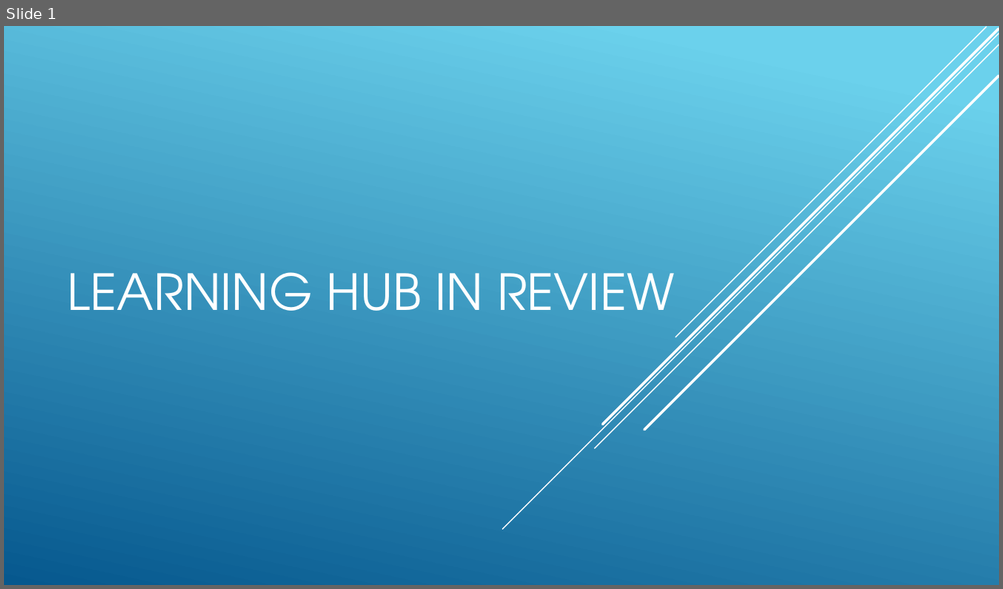
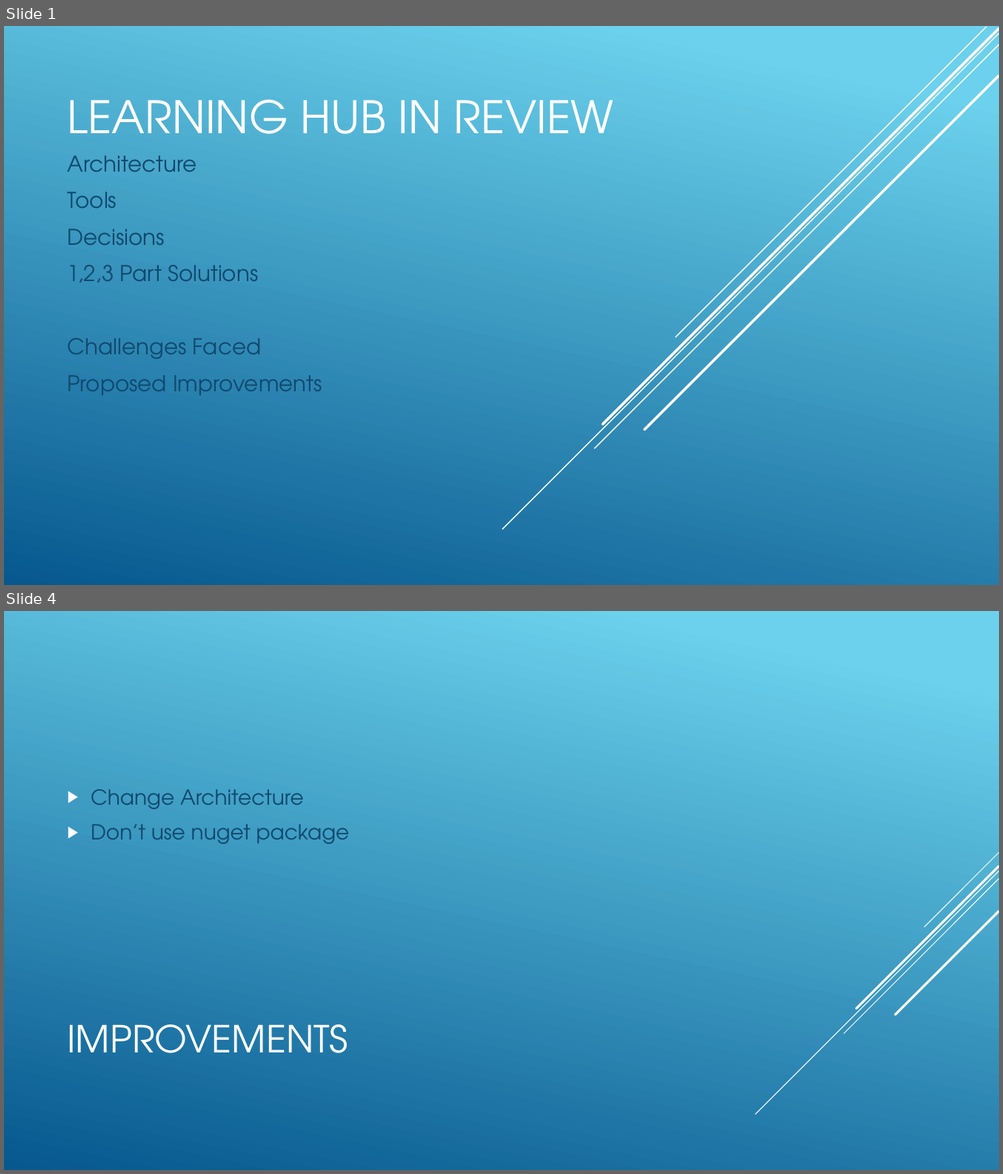
Before and after one commit to FTheron/LearningHub, a slide deck: LearningHubInReview.pptx. Shown one above the other, each under a label of ours: slide 1 before the commit, slides 1 and 4 after it; the slides between them are not shown. The pictures are 1003x589 and 1003x1174 pixels, drawn with LibreOffice and Linux fonts; fonts in the diff are those of the drawing. Boxes give left, top, right and bottom in pixels: in the first picture for what was removed or moved away, otherwise in the second. Text is boxed around its words. In the diff, an @@ line names an element or a change of style, - is before the commit and + after.

```diff
--- a/LearningHubInReview.pptx
+++ b/LearningHubInReview.pptx
@@ slide 4 added at [4,611,999,1170], background gradient #6ED2EB to #06588E @@
@@ text added at [91,789,350,844], 20 pt, text #0F496F @@
+▶ Change Architecture
+▶ Don’t use nuget package
@@ group added at [755,853,999,1115]: 5 lines @@
@@ title added at [68,1025,348,1054], 36 pt, text #FFFFFF @@
+IMPROVEMENTS
@@ slide 1 changed as well @@
@@ title "LEARNING HUB IN REVIEW" at [68,99,614,134]: size 48 to 43.2 pt @@
@@ subtitle added at [68,156,322,396], 21 pt, text #0F496F @@
+Architecture
+Tools
+Decisions
+1,2,3 Part Solutions
+Challenges Faced
+Proposed Improvements
```
Also in this commit, not shown: 2 other slides added.
